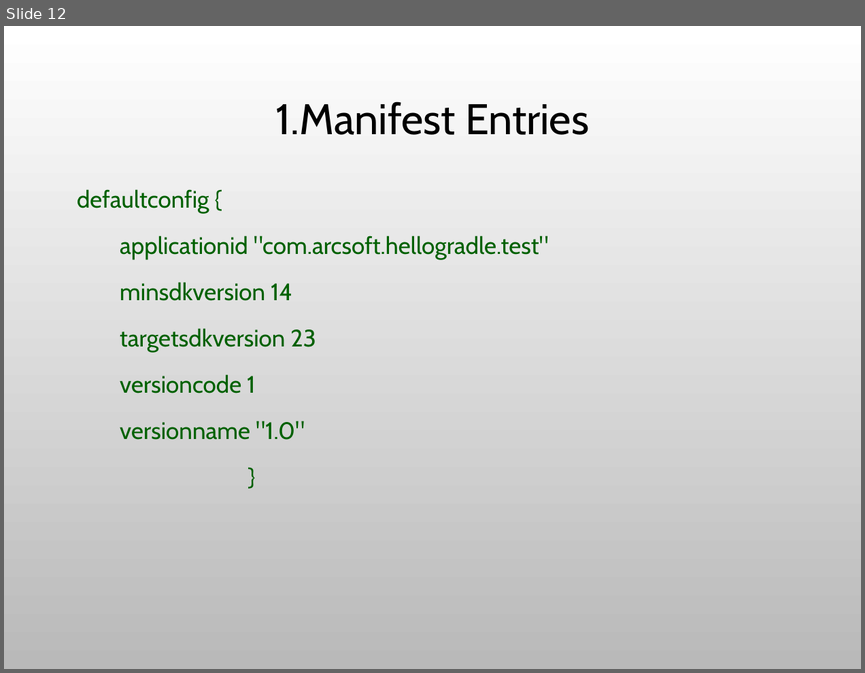
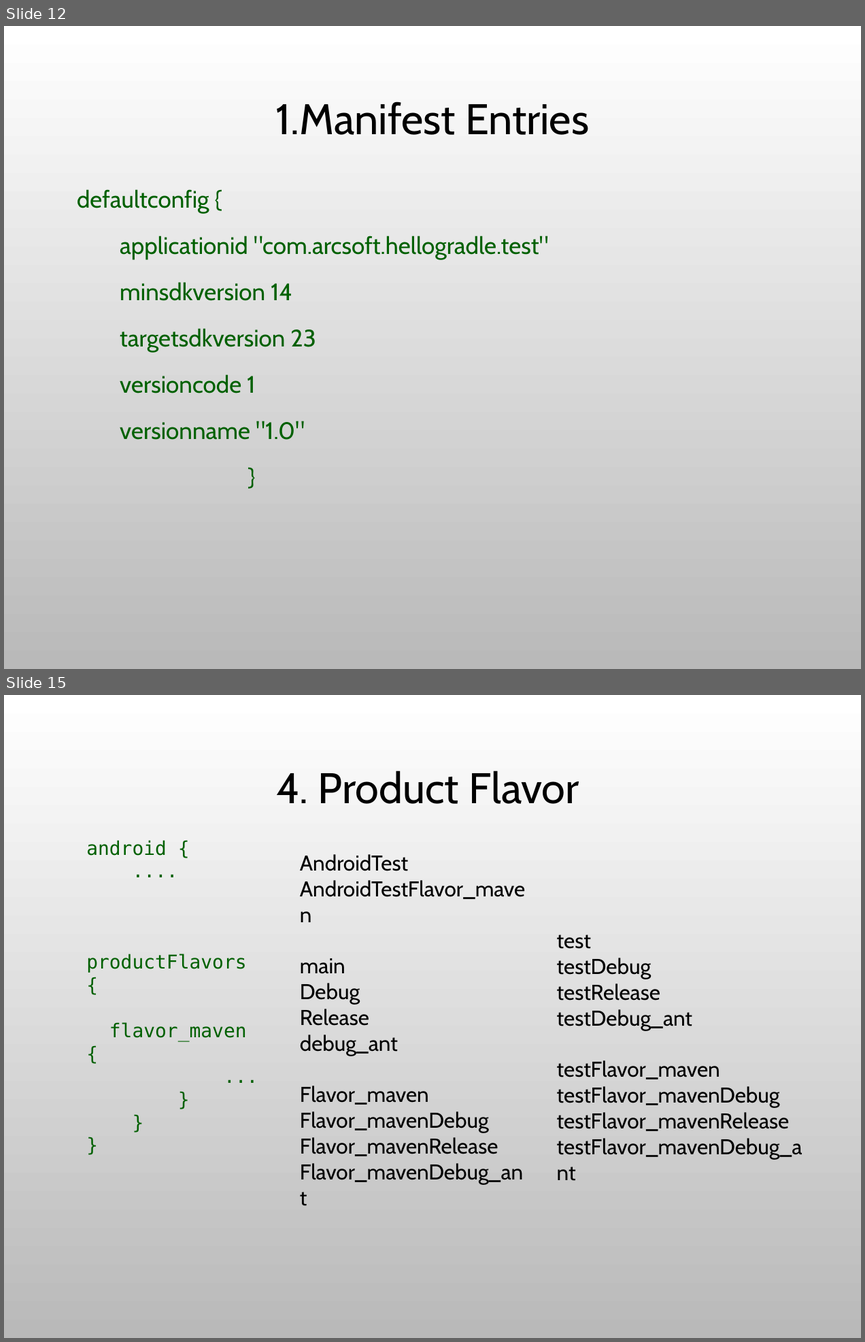
Before and after one commit to JohnDannl/HelloGradle, a slide deck: Gradle.pptx. Shown one above the other, each under a label of ours: slide 12 before the commit, slides 12 and 15 after it; the slides between them are not shown. The pictures are 865x673 and 865x1342 pixels, drawn with LibreOffice and Linux fonts; fonts in the diff are those of the drawing; background and template pictures are left out. Boxes give left, top, right and bottom in pixels: in the first picture for what was removed or moved away, otherwise in the second. Text is boxed around its words. In the diff, an @@ line names an element or a change of style, - is before the commit and + after.

Commit message:
add productFlavor,dependencies,BuildConfig config usage

```diff
--- a/Gradle.pptx
+++ b/Gradle.pptx
@@ slide 15 added at [4,695,861,1338], background picture (left out) @@
@@ title added at [276,770,579,804], 36 pt, text #000000 @@
+4. Product Flavor
@@ text added at [86,840,247,1042], 16 pt, text #006000 @@
+android {
+....
+productFlavors {
+flavor_maven {
+...
+}
+}
+}
@@ text added at [300,854,526,1184], 18 pt, text #000000 @@
+AndroidTest
+AndroidTestFlavor_maven
+main
+Debug
+Release
+debug_ant
+Flavor_maven
+Flavor_mavenDebug
+Flavor_mavenRelease
+Flavor_mavenDebug_ant
@@ text added at [557,934,802,1159], 18 pt, text #000000 @@
+test
+testDebug
+testRelease
+testDebug_ant
+testFlavor_maven
+testFlavor_mavenDebug
+testFlavor_mavenRelease
+testFlavor_mavenDebug_ant
```
Also in this commit, not shown: 4 slides changed, 2 other slides added, 2 slides removed, 8 other files.
